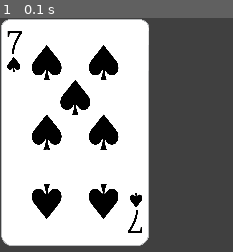
Above: before the commit, frame 1.
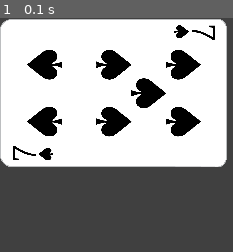
Above: after the commit, the same moment.

Repository: kierajreed/pygame-durak
Game: pygame game, started from game.py
Same seed, same stepped clock (60 frames per second), same inputs: the game is played once before the commit and once after it.
Inputs:
- Up to frame 1 (0.1 s): no input

The runs differ from the first frame. In frame 1, 50% of the frame differs, in the area x 0-98%, y 0-98%.

Commit message:
more transforms

Diff:
--- a/game.py
+++ b/game.py
@@ -24,5 +24,5 @@
                 if event.type == pygame.QUIT: sys.exit()
 
                 screen.fill(utils.BACKGROUND)
-                screen.blit(utils.loadCard(trump_card), (0, 0))
+                screen.blit(utils.loadTrumpCard(trump_card), (0, 0))
                 pygame.display.flip()
--- a/utils.py
+++ b/utils.py
@@ -20,6 +20,13 @@
     image = pygame.image.load('assets/images/cards/' + card.filename)
     return pygame.transform.scale(image, CARD_SIZE)
 
+def loadTrumpCard(card):
+    return pygame.transform.rotate(loadCard(card), 270)
+
+def loadCardBack():
+    return pygame.transform.scale(loadImage('cards/back.png'), CARD_SIZE)
+
+
 def getDeckArray(revealedCard):
     deck = []
 
